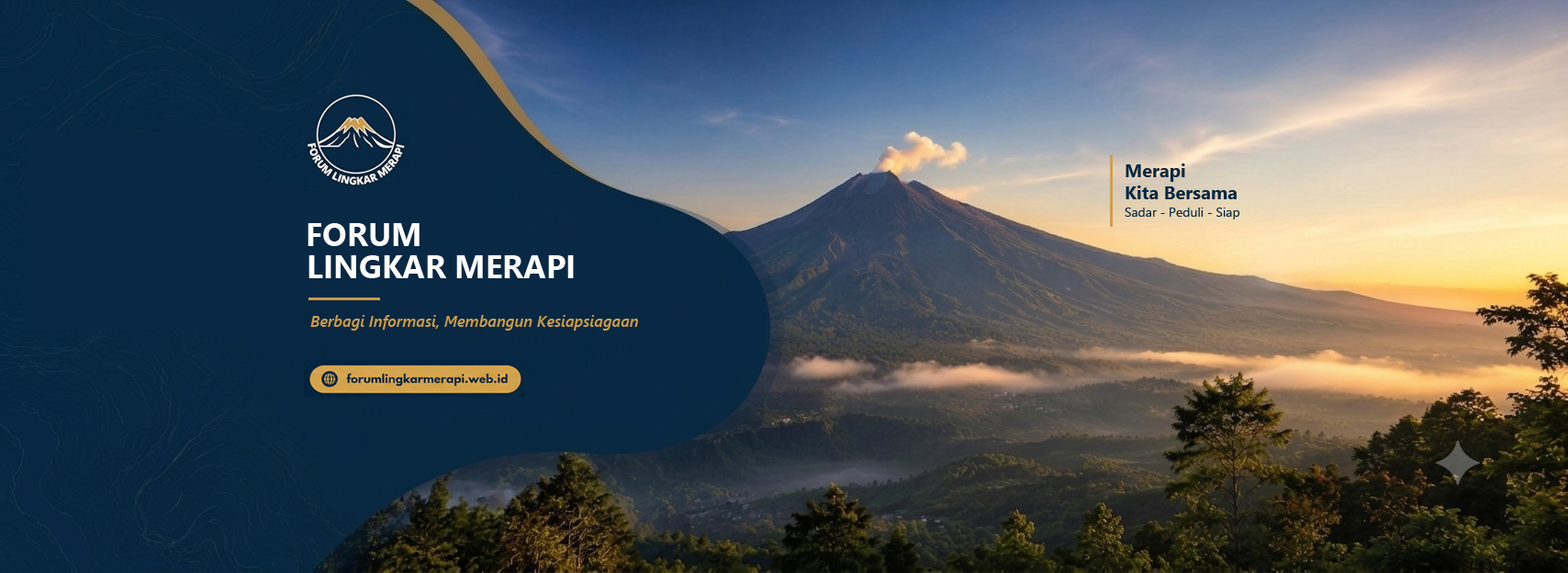
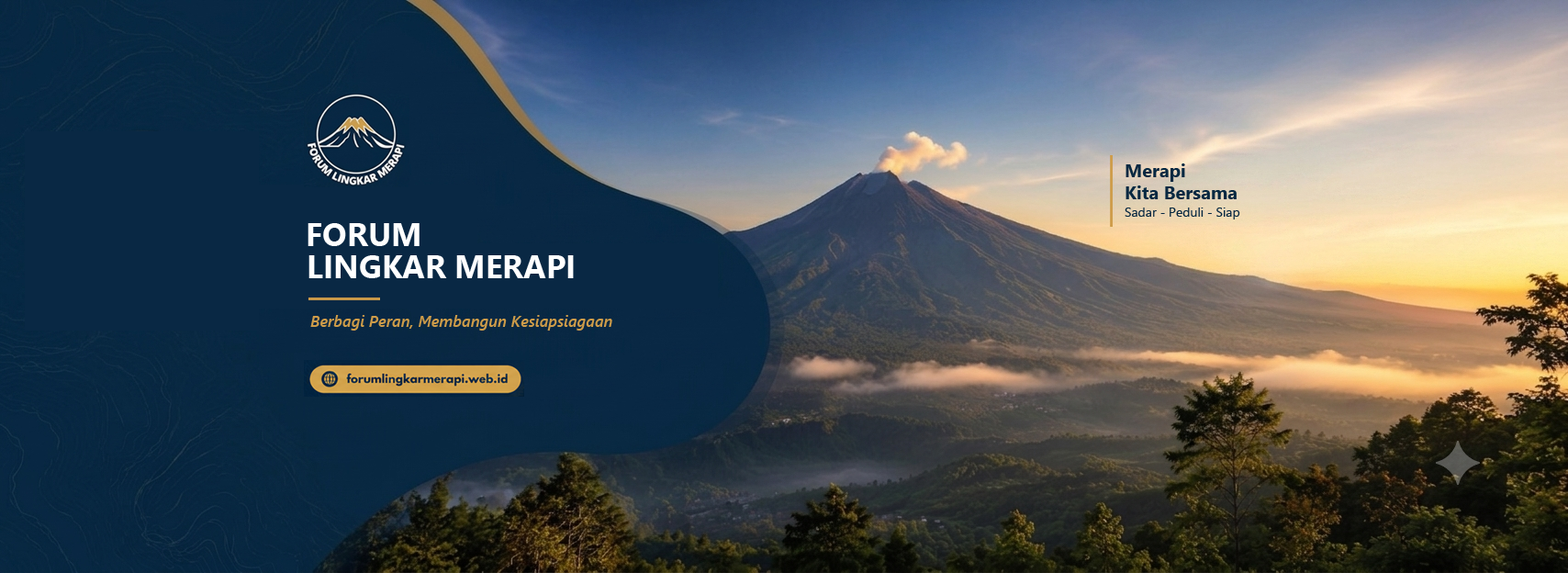
Layers edited between the first and the second 1568×573 image:
renamed "Berbagi Informasi, Membangun Kesiapsiagaan" to "Berbagi Peran, Membangun Kesiapsiagaan", painted on it over [370, 314, 639, 331]